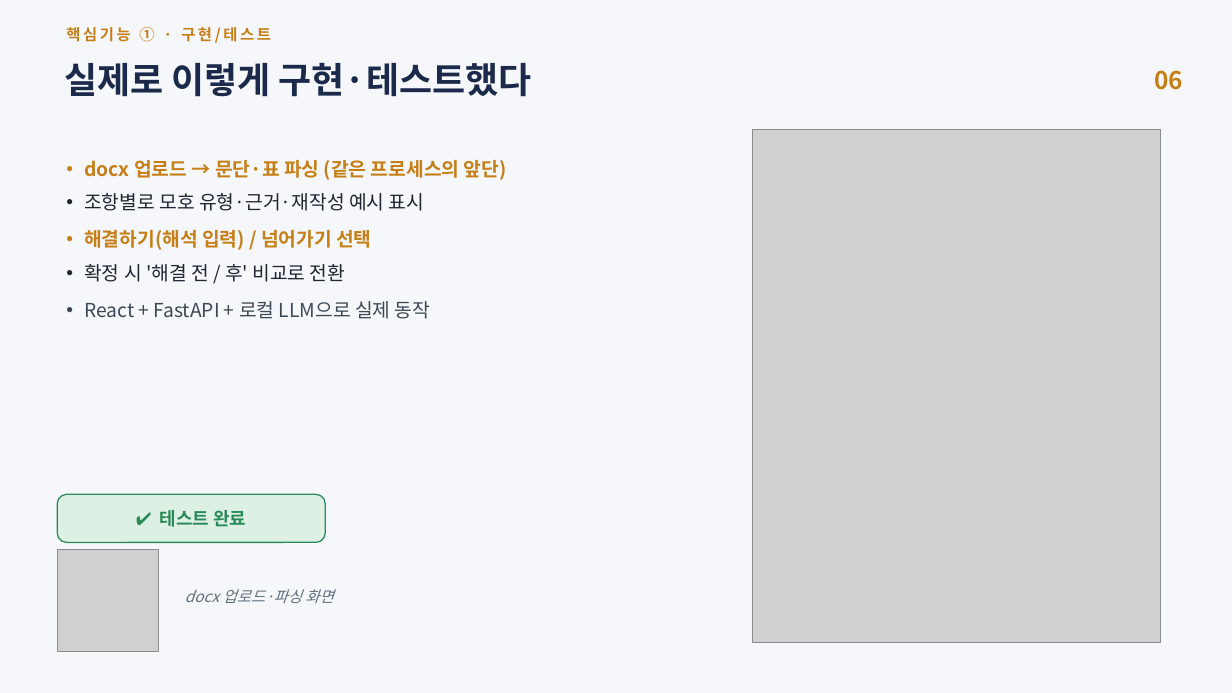
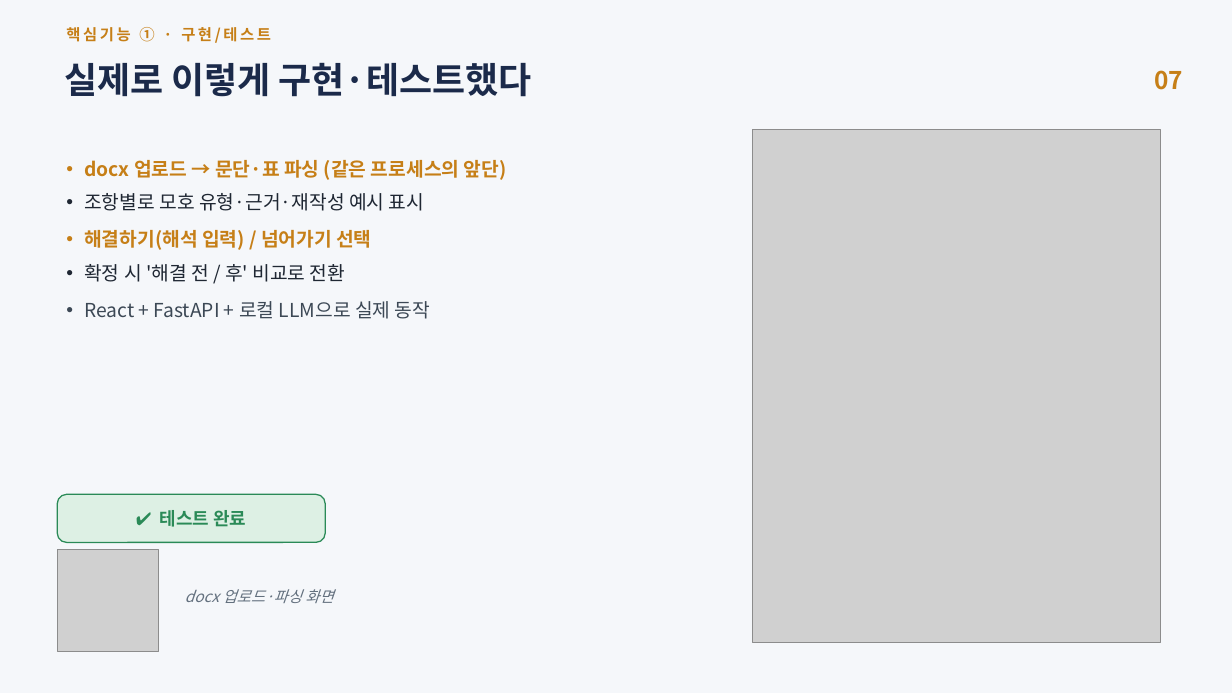
Before and after one commit to jihunhan98/semes-superrookie, a slide deck: slide 7 of docs/진행공유_요구사항자동화.pptx (slide 6 before the commit). Drawn at 1232x693 pixels with LibreOffice and Linux fonts; fonts in the diff are those of the drawing; grey boxes stand for pictures. Boxes give left, top, right and bottom in pixels: in the first picture for what was removed or moved away, otherwise in the second. Text is boxed around its words. In the diff, an @@ line names an element or a change of style, - is before the commit and + after.

```diff
--- a/docs/진행공유_요구사항자동화.pptx
+++ b/docs/진행공유_요구사항자동화.pptx
@@ text at <box>1154,70,1183,90</box>: text changed @@
-06
+07
```
Also in this commit, not shown: 8 other slides changed, 1 slide added.
